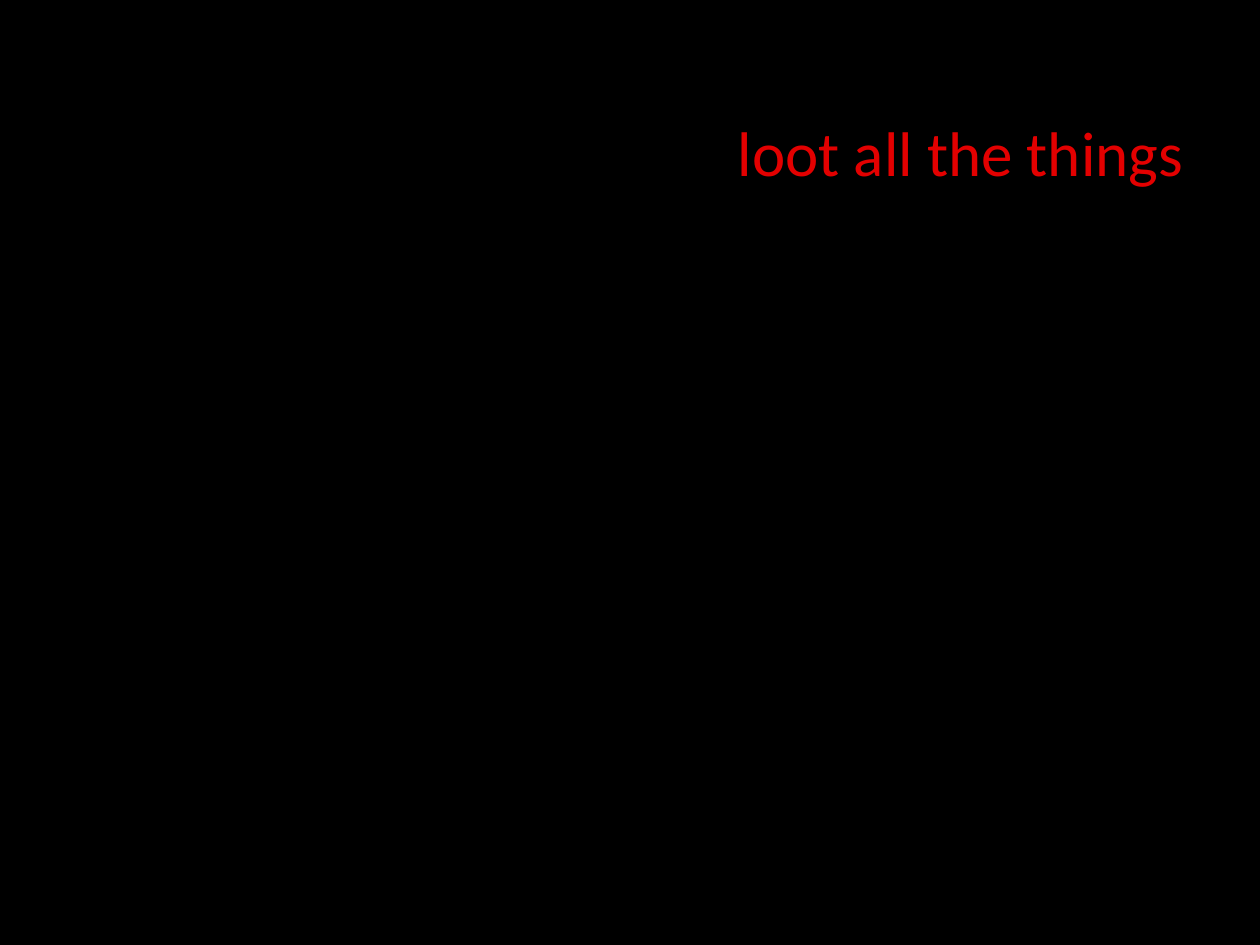
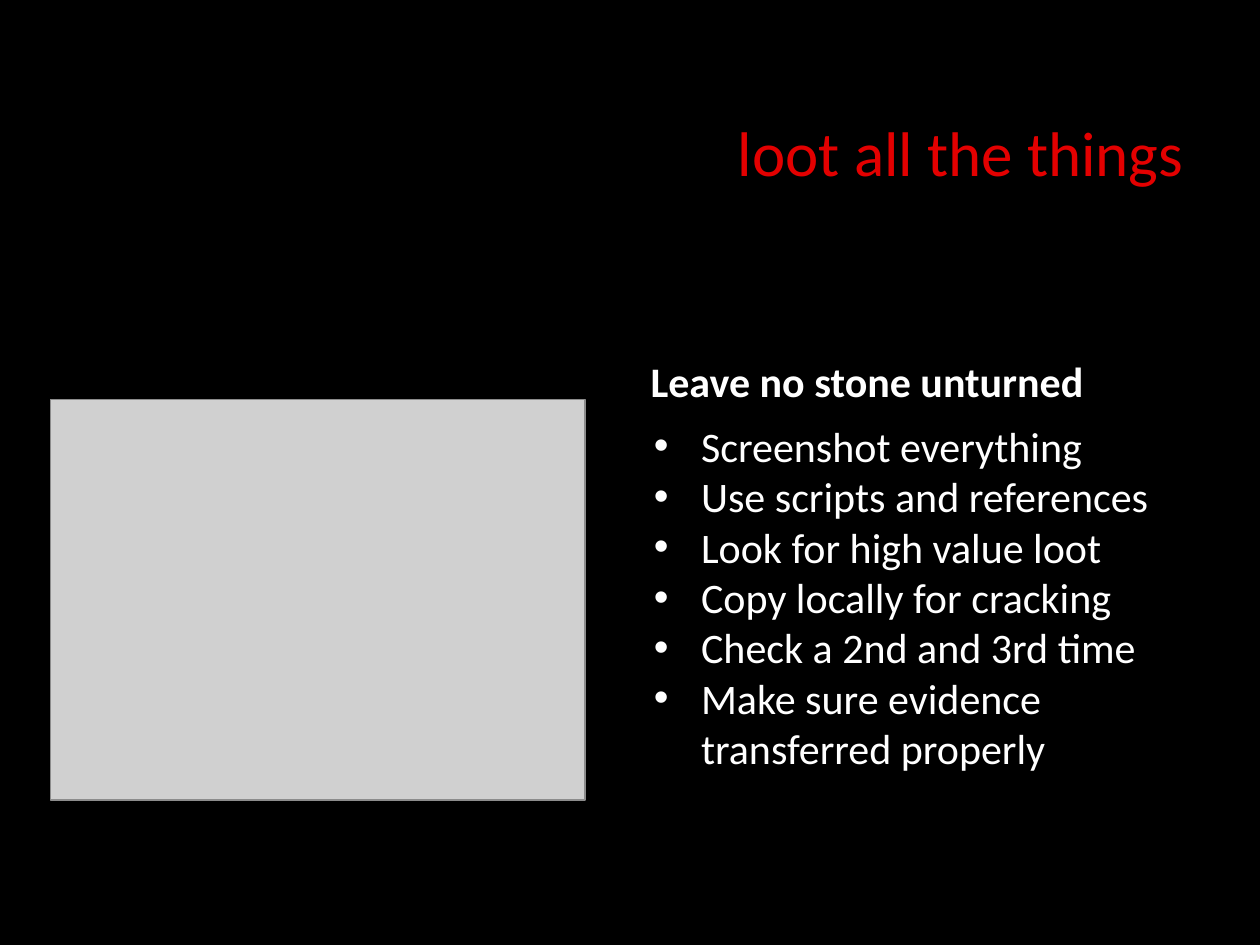
Before and after one commit to dc770/meetings, a slide deck: slide 12 of 0x00d/KnockingOnDC.pptx. Drawn at 1260x945 pixels with LibreOffice and Linux fonts; fonts in the diff are those of the drawing; grey boxes stand for pictures. Boxes give left, top, right and bottom in pixels: in the first picture for what was removed or moved away, otherwise in the second. Text is boxed around its words. In the diff, an @@ line names an element or a change of style, - is before the commit and + after.

```diff
--- a/0x00d/KnockingOnDC.pptx
+++ b/0x00d/KnockingOnDC.pptx
@@ text added at (x1=651, y1=367, x2=1083, y2=398), 24 pt, text #FFFFFF, bold @@
+Leave no stone unturned
@@ picture added at (x1=50, y1=399, x2=585, y2=800) @@
@@ text added at (x1=701, y1=432, x2=1148, y2=771), 24 pt, text #FFFFFF @@
+• Screenshot everything
+• Use scripts and references
+• Look for high value loot
+• Copy locally for cracking
+• Check a 2nd and 3rd time
+• Make sure evidence transferred properly
```
Also in this commit, not shown: 9 other slides changed, 8 slides added, 9 slides removed.
